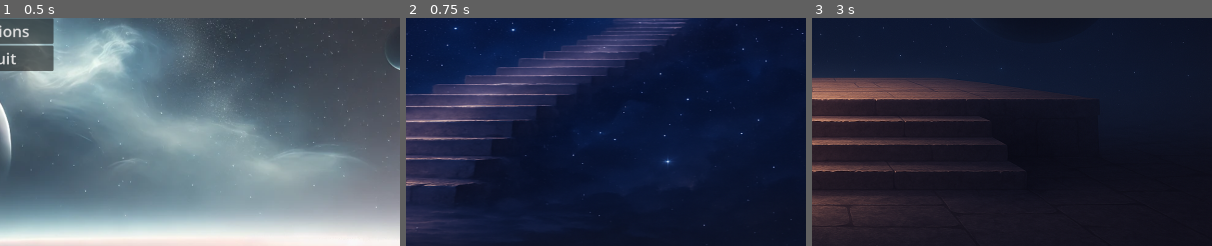
Above: before the commit, frames 1-3 (left to right).
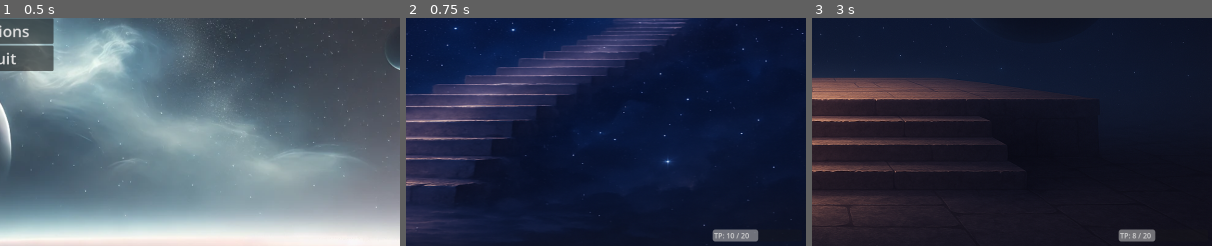
Above: after the commit, the same moments.

Repository: JDSalisbury/godot_Riviera
Game: Godot game, scene res://scenes/title_screen.tscn
Two runs of this game, one before a commit and one after it. Both use one fixed random seed, a clock stepped at 60 frames per second and the inputs below.
Inputs:
- Up to frame 1 (0.5 s): no input
- Up to frame 2 (0.75 s): click "New Game" at 0.5 s
- Up to frame 3 (3 s): click "→ Right" at 1.25 s; click "⊕ Inspect" at 2 s; click "Inspect the crystal symbol" at 2.75 s
The pictures show only the part of the screen within x 50-100%, y 50-100%; the shares and areas given below are measured in that part.

Frame 1 is identical in both runs. In frame 2, 0.7% of the frame differs, in the area x 76-89%, y 92-99%; in frame 3, 0.5%.

Commit message:
Add functional TP bar with live updates and simplified styling
- Switched from TextureProgressBar to ProgressBar for reliable display
- Styled TPBar and anchored it to the bottom-right of the screen
- TPBar now updates dynamically with GameState.trigger_points
- Label reflects current TP out of max

Diff:
--- a/scenes/look_screen.tscn
+++ b/scenes/look_screen.tscn
@@ -1,9 +1,21 @@
-[gd_scene load_steps=5 format=3 uid="uid://bbhmdadrbi7jp"]
+[gd_scene load_steps=6 format=3 uid="uid://bbhmdadrbi7jp"]
 
 [ext_resource type="Script" path="res://scripts/look_mode.gd" id="1_v67vj"]
 [ext_resource type="Texture2D" uid="uid://ckkx5408p4qp4" path="res://assets/backgrounds/stairway.png" id="2_uduft"]
 [ext_resource type="PackedScene" uid="uid://bgcd6ws0ujfge" path="res://ui/dialog_box.tscn" id="3_rbmg6"]
 [ext_resource type="PackedScene" uid="uid://dmpjsmvn5molj" path="res://ui/choice_box.tscn" id="4_m202n"]
+
+[sub_resource type="GDScript" id="GDScript_mj44x"]
+script/source = "extends Control
+
+@onready var bar = $Bar
+@onready var label = $TPLabel
+
+func update_tp(current: int, max_int: int):
+	bar.max_value = max_int
+	bar.value = current
+	label.text = \"TP: %d / %d\" % [current, max_int]
+"
 
 [node name="LookScreen" type="Control"]
 layout_mode = 3
@@ -60,3 +72,55 @@
 [node name="DialogBox" parent="." instance=ExtResource("3_rbmg6")]
 
 [node name="ChoiceBox" parent="." instance=ExtResource("4_m202n")]
+
+[node name="TPBar" type="Control" parent="."]
+layout_mode = 1
+anchors_preset = 3
+anchor_left = 1.0
+anchor_top = 1.0
+anchor_right = 1.0
+anchor_bottom = 1.0
+offset_left = -110.0
+offset_top = -2.0
+offset_right = -110.0
+offset_bottom = -2.0
+grow_horizontal = 0
+grow_vertical = 0
+script = SubResource("GDScript_mj44x")
+
+[node name="Bar" type="ProgressBar" parent="TPBar"]
+top_level = true
+z_index = 5
+z_as_relative = false
+layout_mode = 1
+anchors_preset = 3
+anchor_left = 1.0
+anchor_top = 1.0
+anchor_right = 1.0
+anchor_bottom = 1.0
+offset_left = -209.0
+offset_top = -37.0
+offset_right = -9.0
+offset_bottom = -10.0
+grow_horizontal = 0
+grow_vertical = 0
+max_value = 20.0
+value = 10.0
+show_percentage = false
+
+[node name="TPLabel" type="Label" parent="TPBar"]
+layout_mode = 1
+anchors_preset = 3
+anchor_left = 1.0
+anchor_top = 1.0
+anchor_right = 1.0
+anchor_bottom = 1.0
+offset_left = -96.0
+offset_top = -33.0
+offset_right = -17.0
+offset_bottom = -10.0
+grow_horizontal = 0
+grow_vertical = 0
+size_flags_horizontal = 0
+size_flags_vertical = 0
+text = "TP: 10 / 20"
--- a/scripts/look_mode.gd
+++ b/scripts/look_mode.gd
@@ -8,6 +8,10 @@
 	load_screen_data()
 	connect_trigger_buttons()
 	load_screen(current_screen)
+
+func update_tp_bar():
+	$TPBar.update_tp(GameState.trigger_points, GameState.max_trigger_points)
+
 
 # Load screen data from JSON file
 func load_screen_data():
@@ -50,6 +54,8 @@
 	# Update background
 	$Background.texture = load(data["background"])
 
+	update_tp_bar()
+
 	# Enable/disable trigger buttons
 	$TriggerButtons/LeftButton.visible = is_trigger_visible("left")
 	$TriggerButtons/RightButton.visible = is_trigger_visible("right")
@@ -81,6 +87,7 @@
 
 				# Deduct TP and (eventually) update TP bar
 				GameState.trigger_points -= cost
+				update_tp_bar()
 
 				# Show the option's message
 				if option_data.has("message"):
--- /dev/null
+++ b/scripts/tp_bar.gd
@@ -0,0 +1,9 @@
+extends Control
+
+@onready var bar = $Bar
+@onready var label = $TPLabel
+
+func update_tp(current: int, max_val: int):
+	bar.max_value = max_val
+	bar.value = current
+	label.text = "TP: %d / %d" % [current, max_val]
